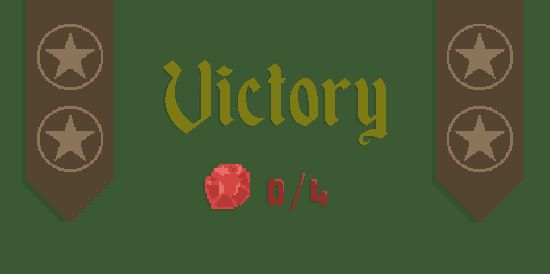
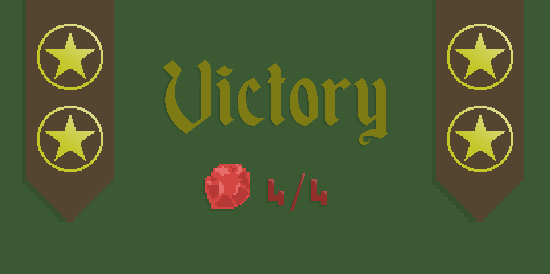
Layer changes from the first 550 x 274 image to the second:
hid "Calque 15" over [37, 24, 103, 90]
showed "Etoile" (1st of 4), moved it above "Etoile", painted on it over [37, 24, 513, 172]
added layer "Etoile" (2nd of 4) above "/" over [447, 24, 513, 90]
added layer "/ 4" (1st of 2) above "/ 4" over [266, 179, 284, 207]
hid "Calque 14" over [266, 179, 284, 205]
painted on "Calque 8" over [447, 24, 513, 172]
added layer "Etoile" (3rd of 4) above "Etoile" over [37, 106, 103, 172]
renamed "Fond en dégradé 2" to "Etoile", painted on it, unmasked it over [37, 24, 103, 90]
painted on "Calque 7" over [37, 106, 103, 172]
